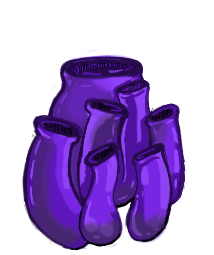
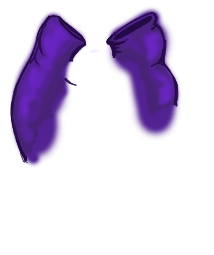
The second 214 × 255 image is a revision of the first. Changes to its layers:
hid "Layer 2", painted on it over [left=21, top=27, right=186, bottom=253]
added layer "Layer 4" above "Layer 3" over [left=14, top=17, right=177, bottom=146]
added layer "Layer 3" above "Layer 1" over [left=8, top=5, right=184, bottom=170]
